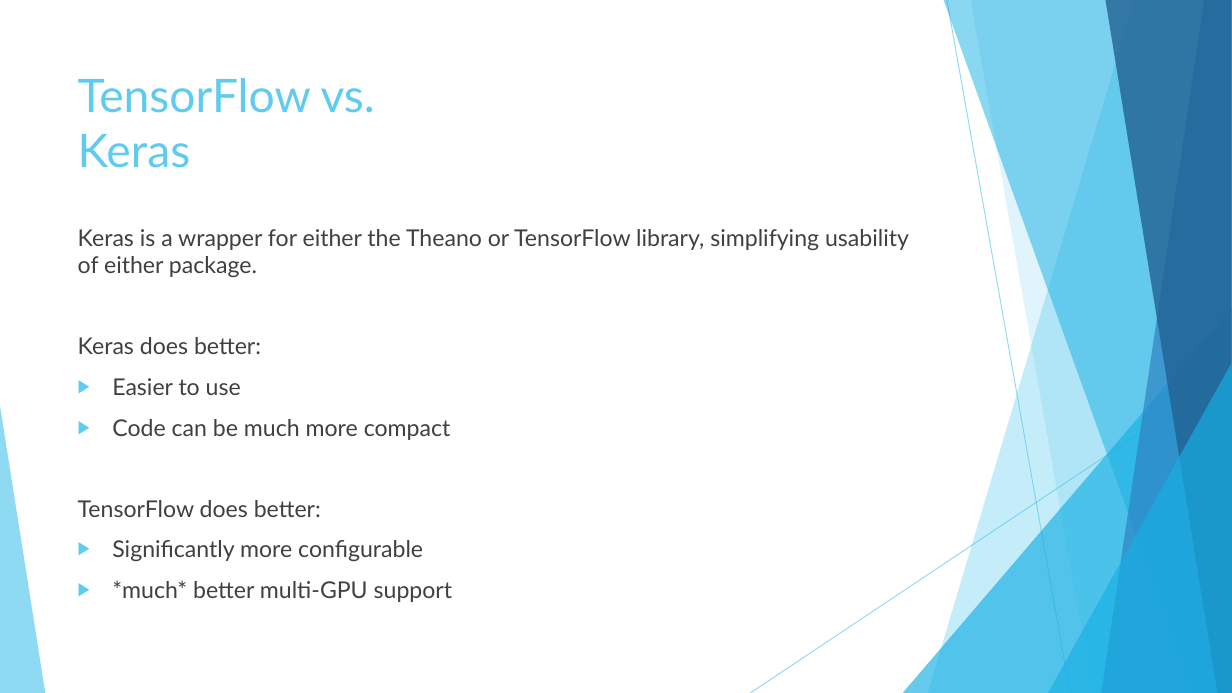
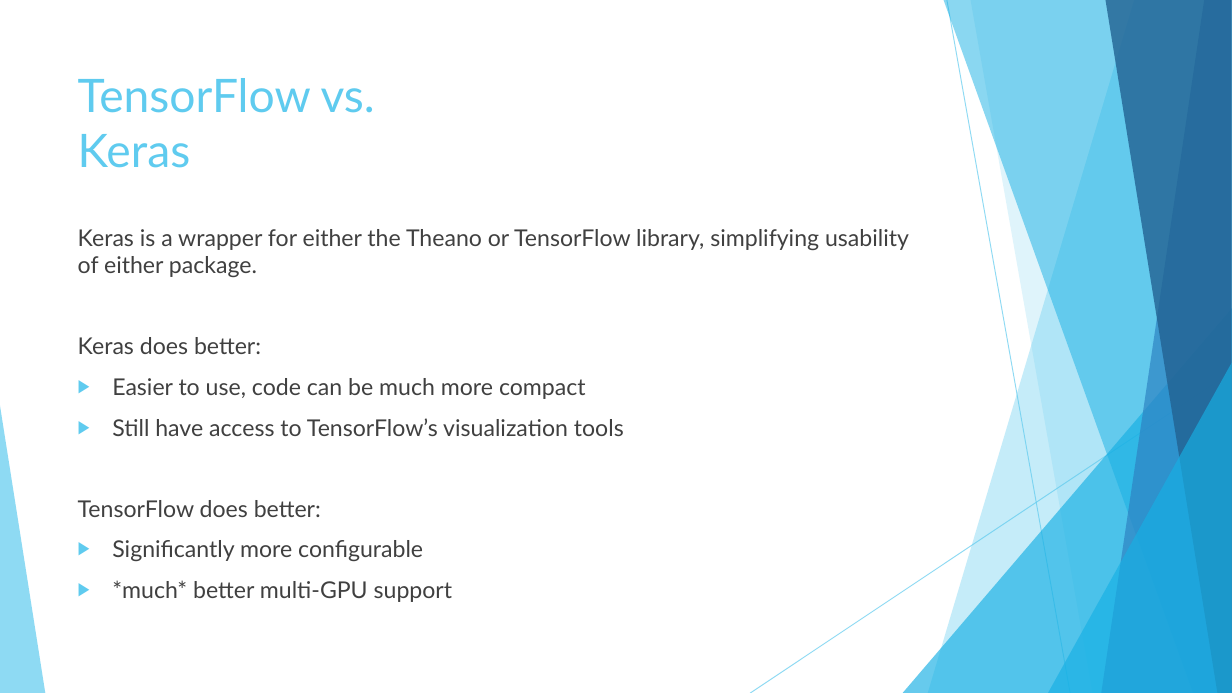
Before and after one commit to Calvinxc1/TensorFlow_Presentation, a slide deck: slide 9 of Intro to TensorFlow.pptx. Drawn at 1232x693 pixels with LibreOffice and Linux fonts; fonts in the diff are those of the drawing. Boxes give left, top, right and bottom in pixels: in the first picture for what was removed or moved away, otherwise in the second. Text is boxed around its words. In the diff, an @@ line names an element or a change of style, - is before the commit and + after.

```diff
--- a/Intro to TensorFlow.pptx
+++ b/Intro to TensorFlow.pptx
@@ text at box(112, 378, 624, 436): text changed @@
-▶ Easier to use
-▶ Code can be much more compact
+▶ Easier to use, code can be much more compact
+▶ Still have access to TensorFlow’s visualization tools
```
Also in this commit, not shown: 8 other slides changed, 1 other file.
